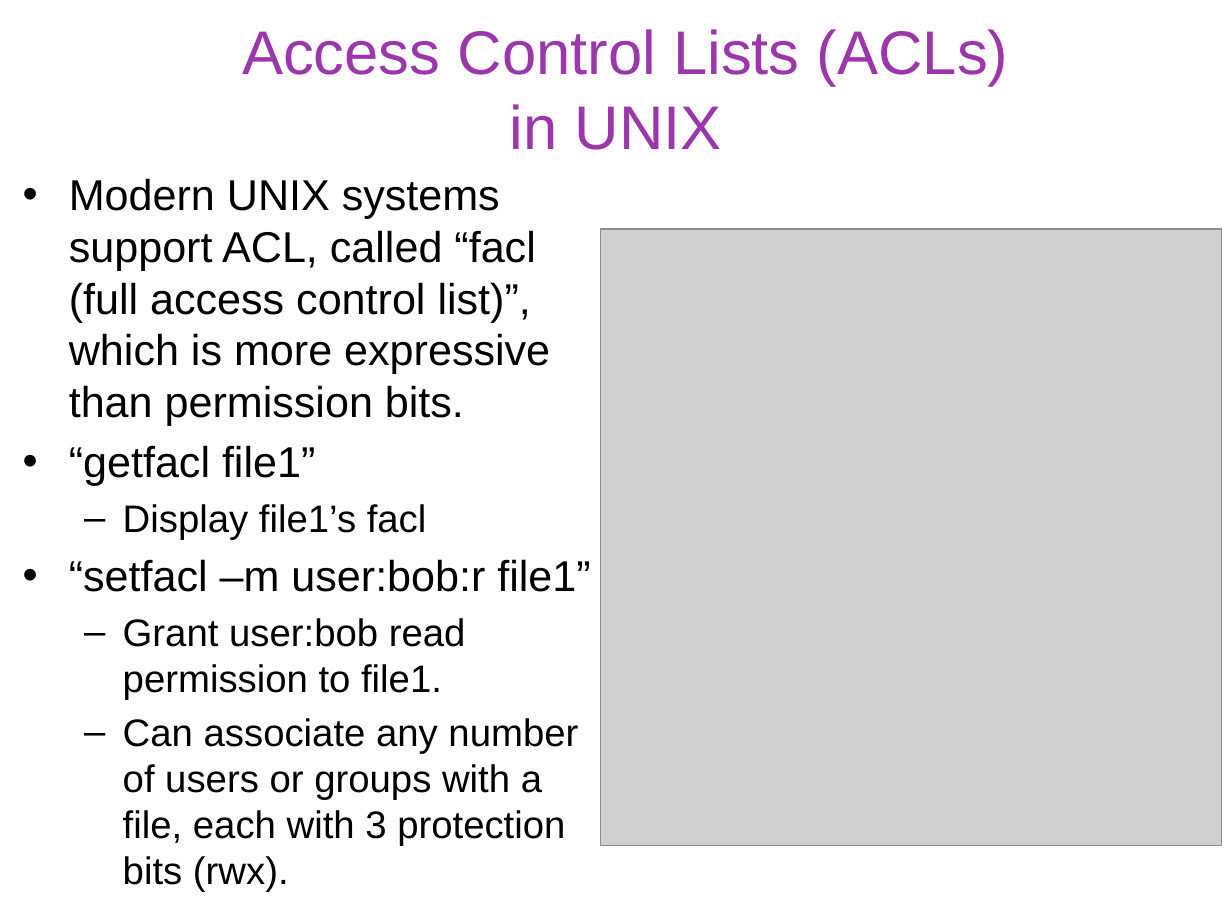
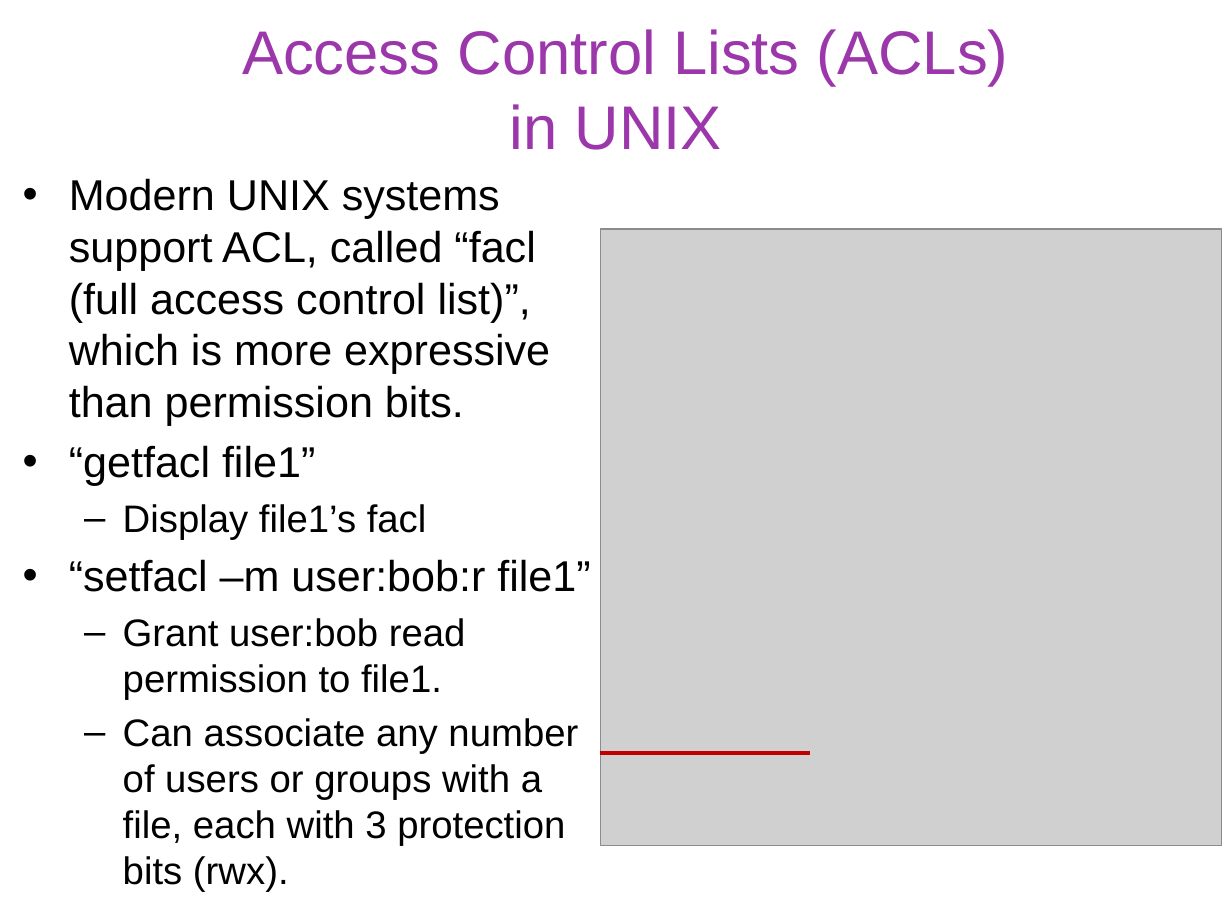
Before and after one commit to gulaoshi/gu.github.io, a slide deck: slide 17 of InfoSec/PPTs/L4-CH04-Access Control.pptx (slide 18 before the commit). Drawn at 1232x924 pixels with LibreOffice and Linux fonts; fonts in the diff are those of the drawing; grey boxes stand for pictures. Boxes give left, top, right and bottom in pixels: in the first picture for what was removed or moved away, otherwise in the second. Text is boxed around its words. In the diff, an @@ line names an element or a change of style, - is before the commit and + after.

```diff
--- a/InfoSec/PPTs/L4-CH04-Access Control.pptx
+++ b/InfoSec/PPTs/L4-CH04-Access Control.pptx
@@ line added from (600, 753) to (809, 753), #C00000 2 pt @@
```
Also in this commit, not shown: 13 other slides changed, 1 slide removed, 2 other files.
